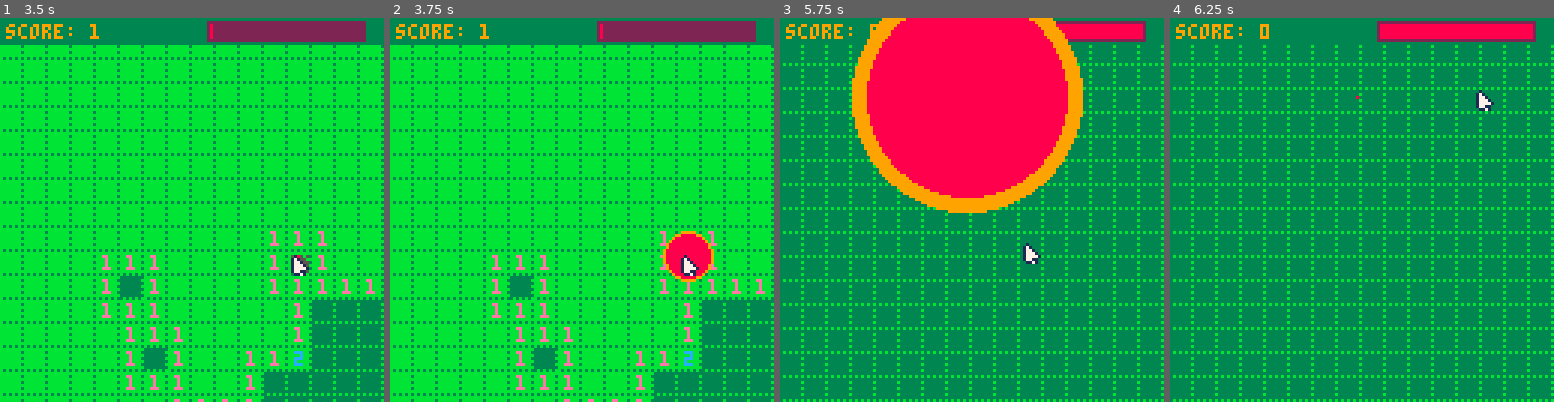
Above: before the commit, frames 1-4 (left to right).
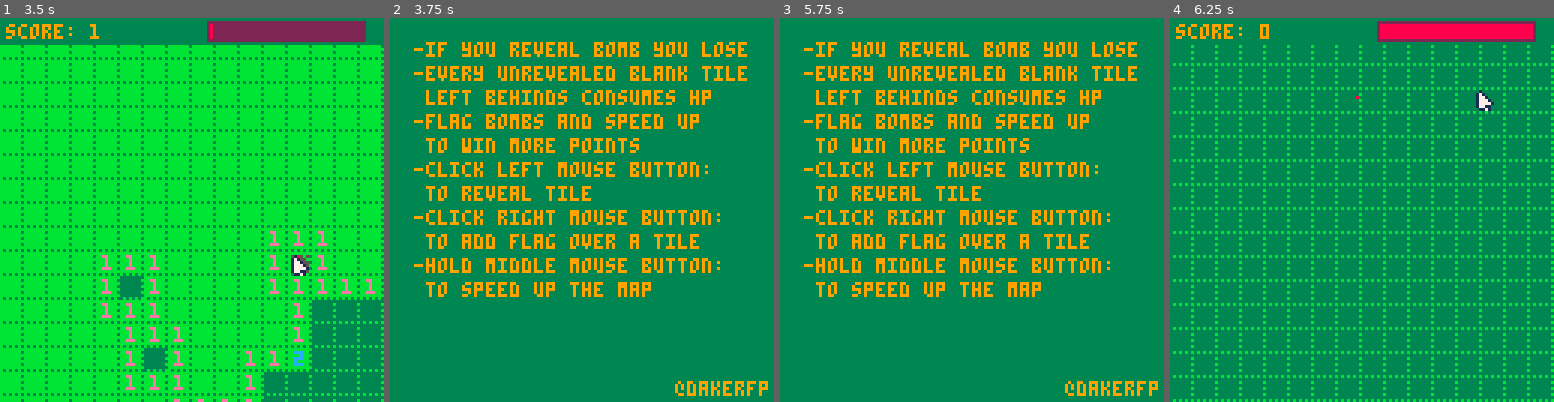
Above: after the commit, the same moments.

Repository: dakerfp/minerunner.p8
Game: PICO-8 cartridge mr.p8
The game is run twice, just before and just after one commit, with the same random seed, the same clock (stepped at 60 frames per second) and the same inputs.
Inputs (mouse positions are in pixels of both pictures, inside the frame that each line leads up to):
- Up to frame 1 (3.5 s): tap X (X key) at 0.33, 1.07, 1.85, 2.97 s; click (280, 121) at 0.67 s; tap O (Z key) at 0.7, 1.7, 2.1, 2.5, 2.9, 3.3 s; click (46, 267) at 1.22 s; hold Right 1.6-2.1 s; click (107, 114) at 1.77 s; hold Up 2.15-2.42 s; click (172, 259) at 2.32 s; hold Right 2.47-3.03 s; click (234, 106) at 2.87 s; hold Left from 3.08 s (still down); click (295, 256) at 3.42 s
- Up to frame 2 (3.75 s): release Left at 3.58 s; hold Down from 3.63 s (still down); tap O (Z key) at 3.7 s
- Up to frame 3 (5.75 s): release Down at 3.97 s; click (841, 102) at 3.97 s; hold Right 4.02-4.68 s; tap X (X key) at 4.08, 5.2 s; tap O (Z key) every 0.4 s from 4.1 to 5.7 s; click (902, 248) at 4.52 s; hold Up 4.73-5.03 s; click (964, 94) at 5.07 s; hold Left 5.08-5.68 s; click (1029, 244) at 5.62 s; hold Down from 5.73 s (still down)
- Up to frame 4 (6.25 s): release Down at 6.03 s; hold Right from 6.08 s (still down); tap O (Z key) at 6.1 s; click (1481, 90) at 6.17 s

Frame 1 is identical in both runs. In frame 2, 81% of the frame differs, in the area x 0-100%, y 0-100%; in frame 3, 41%; in frame 4, nothing differs.

Commit message:
add help option on gameover

Diff:
--- a/mr.p8
+++ b/mr.p8
@@ -267,6 +267,7 @@
 restart=false
 new_high_score=false
 function update_game_over()
+	show_help=btn(🅾️)
 	mx,my,_,bp=mouse()
 	-- explosion
 	if explosion==nil then
@@ -306,37 +307,43 @@
 	end
 end
 
+function draw_help()
+	x=8
+	y=8
+	cls(3)
+	txt={
+		"-if you reveal bomb you lose",
+		"-every unrevealed blank tile",
+		" left behinds consumes hp",
+		"-flag bombs and speed up",
+		" to win more points",
+		"-click left mouse button:",
+		" to reveal tile",
+		"-click right mouse button:",
+		" to add flag over a tile",
+		"-hold middle mouse button:",
+		" to speed up the map"}
+	draw_text(txt,x,y,9)
+	print("@dakerfp",95,121,9)
+end
+
 function _draw()
 	cls(3)
+
+	if show_help and (_update==update_intro or _update==update_game_over) then
+		draw_help()
+		return
+	end
+
 	if _update==update_intro then
-		if show_help then
-			x=8
-			y=8
-			cls(3)
-			txt={
-				"-if you reveal bomb you lose",
-				"-every unrevealed blank tile",
-				" left behinds consumes hp",
-				"-flag bombs and speed up",
-				" to win more points",
-				"-click left mouse button:",
-				" to reveal tile",
-				"-click right mouse button:",
-				" to add flag over a tile",
-				"-hold middle mouse button:",
-				" to speed up the map"}
-			draw_text(txt,x,y,9)
-			print("@dakerfp",95,121,9)
-		else
-			map(0,0,0,0,16,16)
-			spr(43,20,20)
-			spr(44,30,20)
-			rectfill(43,69,83,75,7)
-			print("minerunner",44,70,9)
-			rectfill(29,96,99,102,3)
-			rectfill(29,104,99,110,3)
-			draw_text({"press ❎ to start","press 🅾️ for help"},30,97,9)
-		end
+		map(0,0,0,0,16,16)
+		spr(43,20,20)
+		spr(44,30,20)
+		rectfill(43,69,83,75,7)
+		print("minerunner",44,70,9)
+		rectfill(29,96,99,102,3)
+		rectfill(29,104,99,110,3)
+		draw_text({"press ❎ to start","press 🅾️ for help"},30,97,9)
 		return
 	end
 
